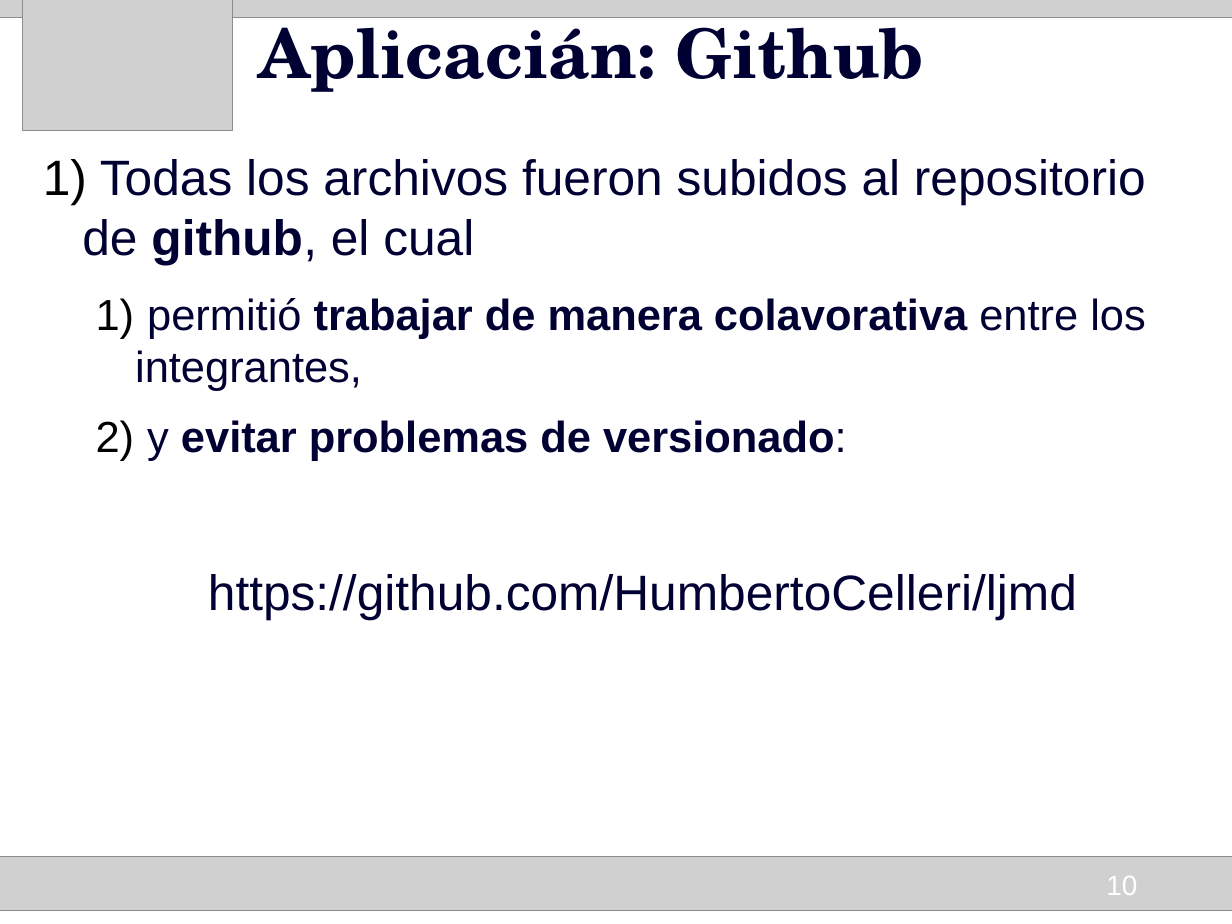
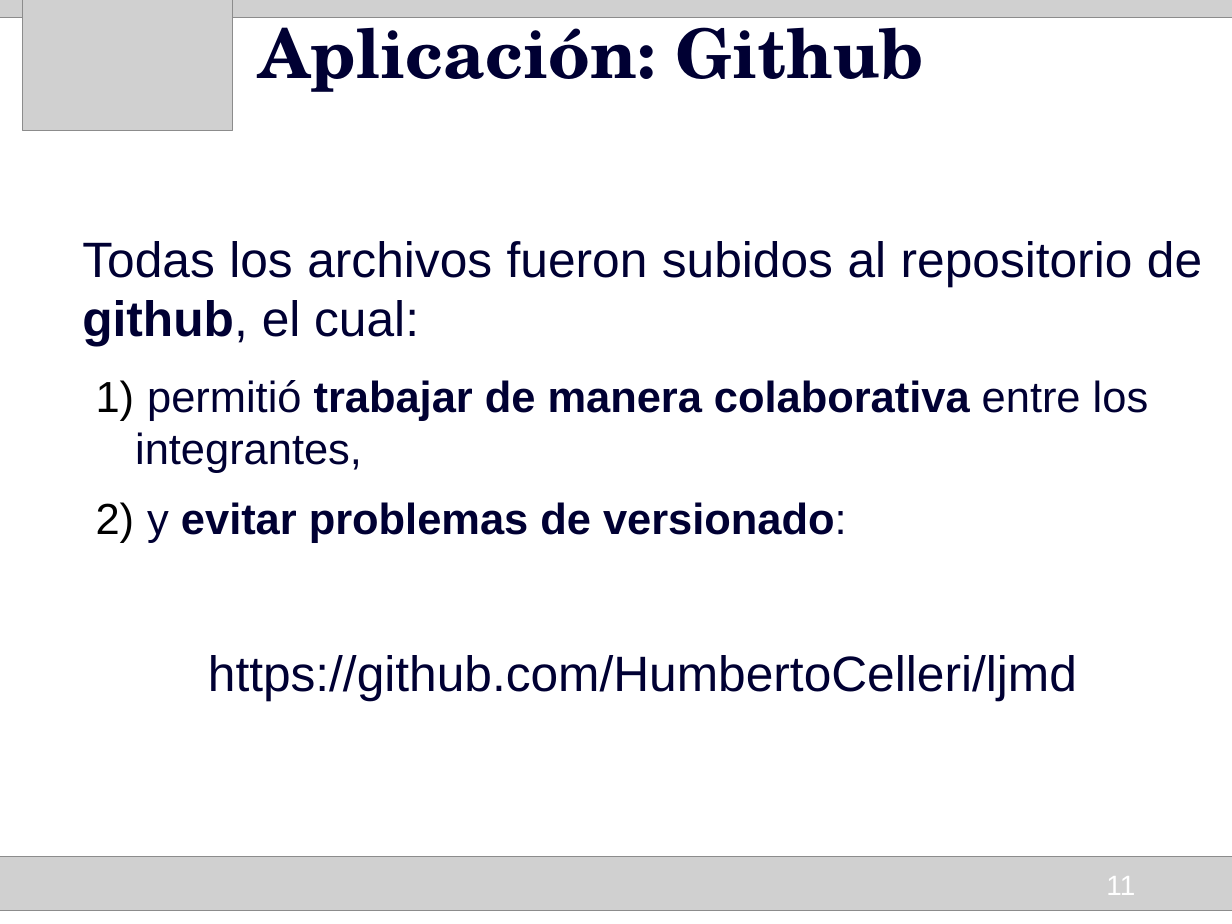
Before and after one commit to HumbertoCelleri/ljmd, a slide deck: slide 11 of presentacion/Presentacion.odp (slide 10 before the commit). Drawn at 1232x924 pixels with LibreOffice and Linux fonts; fonts in the diff are those of the drawing; grey boxes stand for pictures. Boxes give left, top, right and bottom in pixels: in the first picture for what was removed or moved away, otherwise in the second. Text is boxed around its words. In the diff, an @@ line names an element or a change of style, - is before the commit and + after.

```diff
--- a/presentacion/Presentacion.odp
+++ b/presentacion/Presentacion.odp
@@ title at box(259, 9, 925, 92): text changed @@
-Aplicacián: Github
+Aplicación: Github
@@ text at box(82, 241, 1202, 473): text changed @@
-1) Todas los archivos fueron subidos al repositorio de github, el cual
-  1) permitió trabajar de manera colavorativa entre los integrantes,
+Todas los archivos fueron subidos al repositorio de github, el cual:
+  1) permitió trabajar de manera colaborativa entre los integrantes,
@@ page number at box(1106, 876, 1135, 895): text changed @@
-10
+11
```
Also in this commit, not shown: 22 other slides changed, 5 slides added, 1 slide removed, 3 other files.
